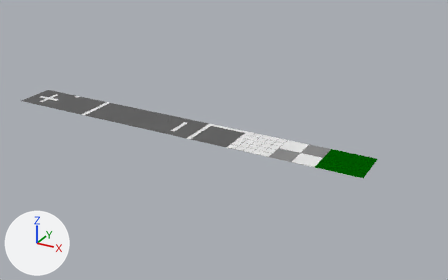
What one commit did to the Blender file Blender_Sources/Textures/Floor_Textures.blend.
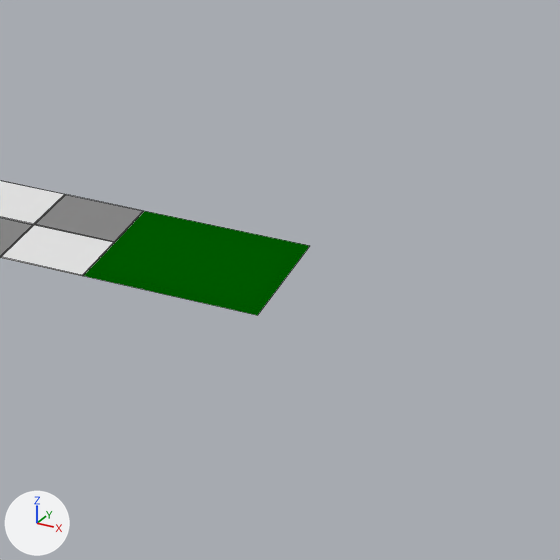
Old and new are each drawn whole from a 50 mm camera at (24.58, -24.24, 10.94) aimed at (12.11, -1.58, -0.39) and again close up on the part from 65% to 100% of the width and 32% to 88% of the height. Lighting does not change. The marker at lower left points along +X, +Y and +Z. The close-ups show mesh edges as thin lines.

The first close-up shows 'Spritesheet'.
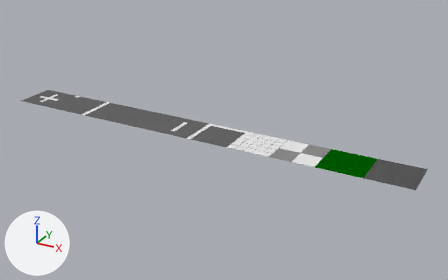
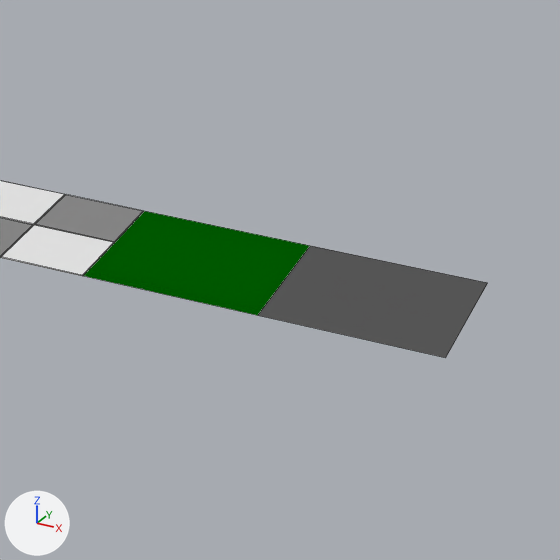
The change in detail:
Material 'Dirt' (mat_dirt) is new.
Its base color is (0.1, 0.1, 0.1) (dark grey #595959).
me_plane_002 has 217 vertices, 212 faces and spans x 0.0..18.0, y -2.0..0.0, z 0.0.
me_plane_002 is used by ob_spritesheet; location (1.0, -1.0, 0.0).
me_plane_002 part 1: the loose piece of 4 vertices spanning x 16.0..18.0, y -2.0..0.0, z 0.0 is copied, and the copy is moved by (2.0, 0.0, 0.0), in mat_dirt (dark grey #595959); it spans x 18.0..20.0, y -2.0..0.0, z 0.0.
me_plane_002 now uses material mat_dirt (dark grey #595959).

Boxes (x1, y1, x2, y2) around the edits, measured in the close-ups (560 x 560 px):
'Spritesheet', reshaped
    before: (0, 181, 310, 315)
    after: (0, 181, 488, 358)
part 1 of me_plane_002, added
    after: (258, 246, 488, 358)
